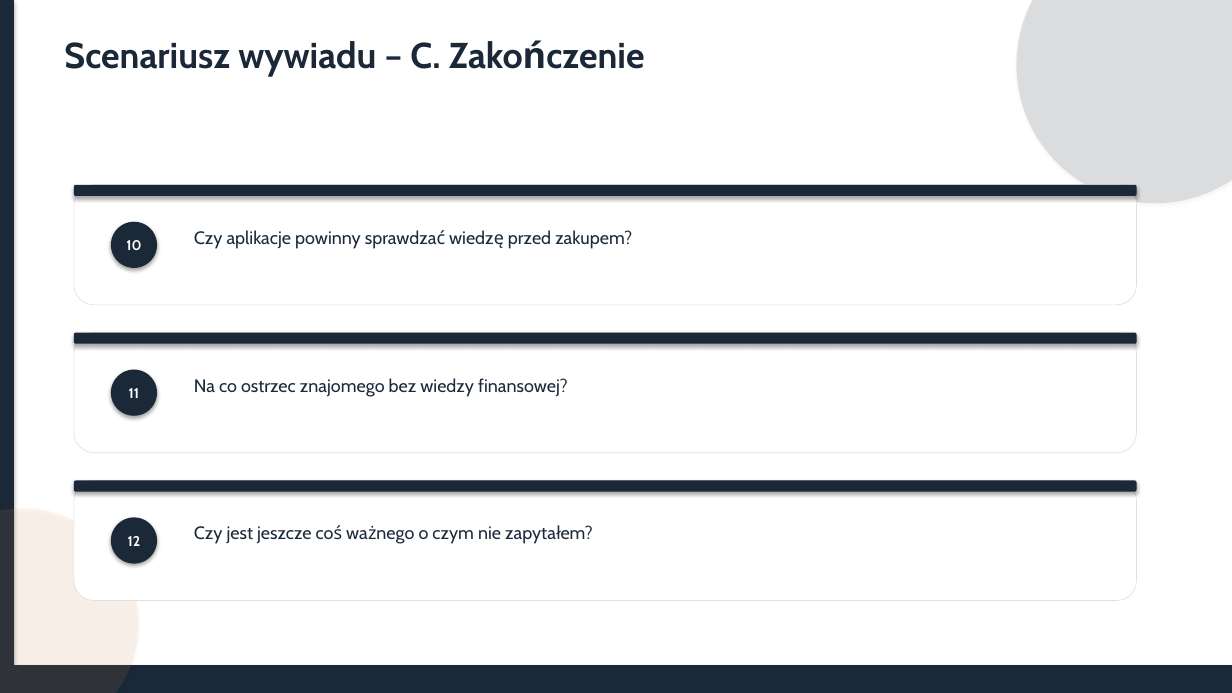
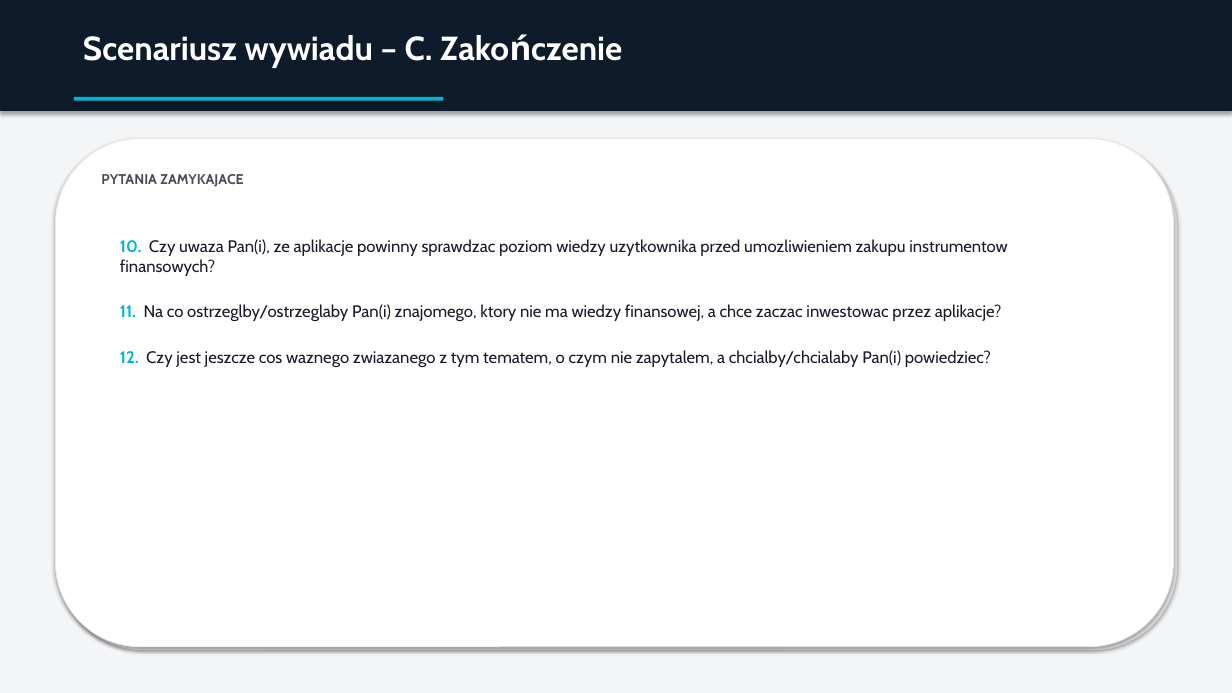
Before and after one commit to krystian61222-cyber/github, a slide deck: slide 8 of Prezentacja_Fintech.pptx. Drawn at 1232x693 pixels with LibreOffice and Linux fonts; fonts in the diff are those of the drawing. Boxes give left, top, right and bottom in pixels: in the first picture for what was removed or moved away, otherwise in the second. Text is boxed around its words. In the diff, an @@ line names an element or a change of style, - is before the commit and + after.

Commit message:
feat: redesign presentation with premium unified layout

```diff
--- a/Prezentacja_Fintech.pptx
+++ b/Prezentacja_Fintech.pptx
@@ background #FFFFFF to #F4F5F7 @@
@@ rectangle removed at (x1=0, y1=0, x2=14, y2=693) @@
@@ rectangle added at (x1=0, y1=0, x2=1232, y2=111), fill #0D1B2A @@
@@ text "Scenariusz wywiadu – C. Zakończenie" moved from (x1=64, y1=41, x2=440, y2=76) to (x1=83, y1=35, x2=433, y2=68) @@
@@ text "Scenariusz wywiadu – C. Zakończenie" at (x1=83, y1=35, x2=433, y2=68): size 28 to 26 pt, text colour #1B2838 to #FFFFFF @@
@@ ellipse removed at (x1=1017, y1=0, x2=1232, y2=203) @@
@@ rectangle added at (x1=74, y1=97, x2=444, y2=101), fill #00B4D8 @@
@@ rounded rectangle resized from (x1=74, y1=333, x2=1137, y2=453) to (x1=55, y1=139, x2=1174, y2=647) @@
@@ rounded rectangle at (x1=55, y1=139, x2=1174, y2=647): outline #E0E0E0 0.5 pt to #E8E9EB 0.75 pt; shadow on @@
@@ rounded rectangle resized from (x1=74, y1=333, x2=1137, y2=344) to (x1=59, y1=142, x2=1177, y2=651) @@
@@ rounded rectangle at (x1=59, y1=142, x2=1177, y2=651): fill #1B2838 to #E0E1E3 @@
@@ text added at (x1=101, y1=174, x2=243, y2=187), 11 pt, text #4A4A5A, bold @@
+PYTANIA ZAMYKAJACE
@@ rounded rectangle removed at (x1=74, y1=185, x2=1137, y2=305) @@
@@ rounded rectangle removed at (x1=74, y1=185, x2=1137, y2=196) @@
@@ ellipse removed at (x1=111, y1=222, x2=157, y2=268) @@
-10
@@ text added at (x1=120, y1=239, x2=1007, y2=367), 13 pt, text #1A1A2E @@
+10. Czy uwaza Pan(i), ze aplikacje powinny sprawdzac poziom wiedzy uzytkownika przed umozliwieniem zakupu instrumentow finansowych?
+11. Na co ostrzeglby/ostrzeglaby Pan(i) znajomego, ktory nie ma wiedzy finansowej, a chce zaczac inwestowac przez aplikacje?
+12. Czy jest jeszcze cos waznego zwiazanego z tym tematem, o czym nie zapytalem, a chcialby/chcialaby Pan(i) powiedziec?
@@ text removed at (x1=194, y1=230, x2=632, y2=249) @@
-Czy aplikacje powinny sprawdzać wiedzę przed zakupem?
@@ ellipse removed at (x1=111, y1=370, x2=157, y2=416) @@
-11
@@ text removed at (x1=194, y1=378, x2=568, y2=397) @@
-Na co ostrzec znajomego bez wiedzy finansowej?
@@ ellipse removed at (x1=0, y1=508, x2=139, y2=693) @@
@@ rounded rectangle removed at (x1=74, y1=481, x2=1137, y2=601) @@
@@ rounded rectangle removed at (x1=74, y1=481, x2=1137, y2=492) @@
@@ ellipse removed at (x1=111, y1=518, x2=157, y2=564) @@
-12
@@ text removed at (x1=194, y1=526, x2=501, y2=544) @@
-Czy jest jeszcze coś ważnego o czym nie zapytałem?
@@ rectangle removed at (x1=0, y1=665, x2=1232, y2=693) @@
```
Also in this commit, not shown: 5 other slides changed, 3 slides added, 3 slides removed, 1 other file.
